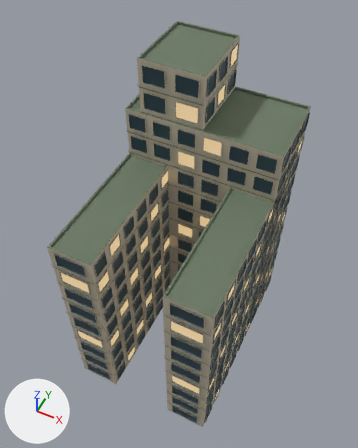
A saved change to the Blender file assets/blender/city-block-residential.blend.
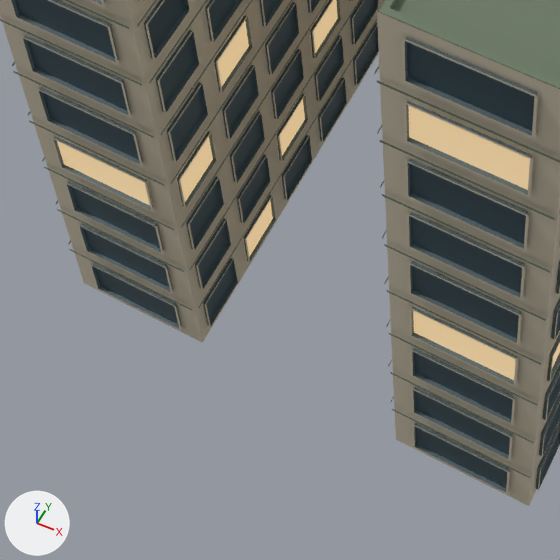
Each version is shown whole from a camera (50 mm lens) standing at (19.0, -38.6, 74.3) and looking at (-1.0, 1.4, 24.3), then close up on the part from 18% to 59% of the width and 65% to 99% of the height. Lighting does not change. The marker at lower left points along +X, +Y and +Z. The older version's two pictures come first.

Script lines for the objects in view, before the commit:
```python
me_swcb_residential0_003 = bpy.data.meshes.new('SWCB_residential0.003')
me_swcb_residential0_003.from_pydata(...)  # 17128 vertices, 4282 faces; spans x -10.5..10.5, y -13.6..15.9, z 0.0..44.9
# faces by material slot: [1820, 209, 1802, 340, 111]
me_swcb_residential0_003.materials.append(mat_swcb_residential_wall)  # light grey #c9bfa9
me_swcb_residential0_003.materials.append(mat_swcb_residential_roof)  # greyish green #6b7964
me_swcb_residential0_003.materials.append(mat_swcb_residential_frame)  # greyish cyan #526267
me_swcb_residential0_003.materials.append(mat_swcb_residential_glass)  # dark cyan #354e58
me_swcb_residential0_003.materials.append(mat_swcb_residential_lit)  # greyish cyan #71858c, glowing beige #ffd89b
ob_residential_lod0 = bpy.data.objects.new('residential_lod0', me_swcb_residential0_003)
ob_residential_lod0.location = (0.0, 0.0, 0.0)
```
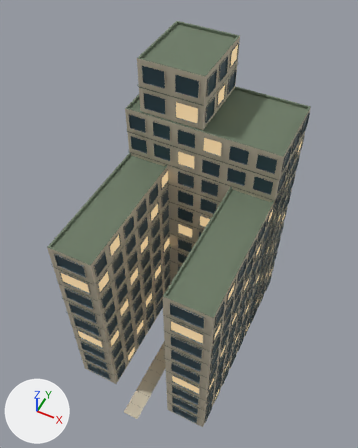
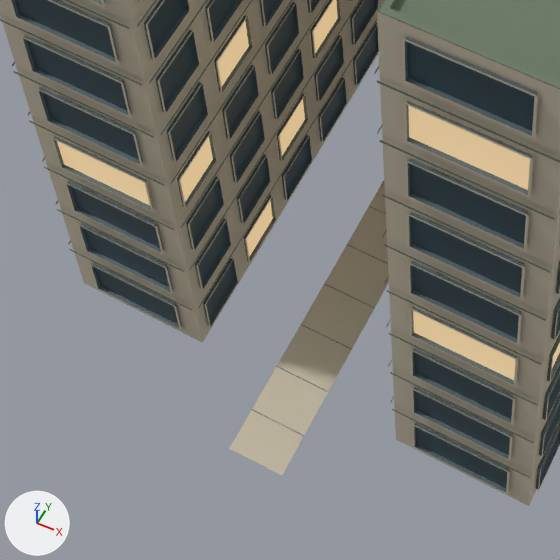
Location of each change, [x1, y1, x2, y2] in pixels of the close-ups (560 x 560 px):
part 1 of me_swcb_residential0_003, built on
    after: [230, 183, 389, 475]

Edits to the bpy script that builds the scene:
```text
Change me_swcb_residential0_003:
    used by ob_residential_lod0; location = (0.0, 0.0, 0.0)
    remove me_swcb_residential0_003.from_pydata(...)  # 17128 vertices, 4282 faces; spans x -10.5..10.5, y -13.6..15.9, z 0.0..44.9
    add me_swcb_residential0_003.from_pydata(...)  # 17200 vertices, 4300 faces; spans x -10.5..10.5, y -16.7..15.9, z 0.0..44.9
    me_swcb_residential0_003 part 1
    4 vertices move from x -1.8..1.8, y 4.9, z 3.1..3.3 to x 1.2..1.9, y 3.4..5.0, z 0.2
    42 vertices are added at x -1.9..1.9, y -16.7..5.0, z 0.2..3.3
    22 new vertices lie (2.4, 0.0, 0.0) away from vertices in x -1.2, y -16.7..5.0, z 0.2
    8 new vertices lie (3.8, 0.0, 0.0) away from vertices in x -1.9, y 4.0..5.0, z 3.2..3.3
    2 new faces join them, mat_swcb_residential_wall (light grey #c9bfa9)
    15 new faces join them, mat_swcb_residential_frame (greyish cyan #526267)
    1 new face joins them, mat_swcb_residential_roof (greyish green #6b7964)
```
